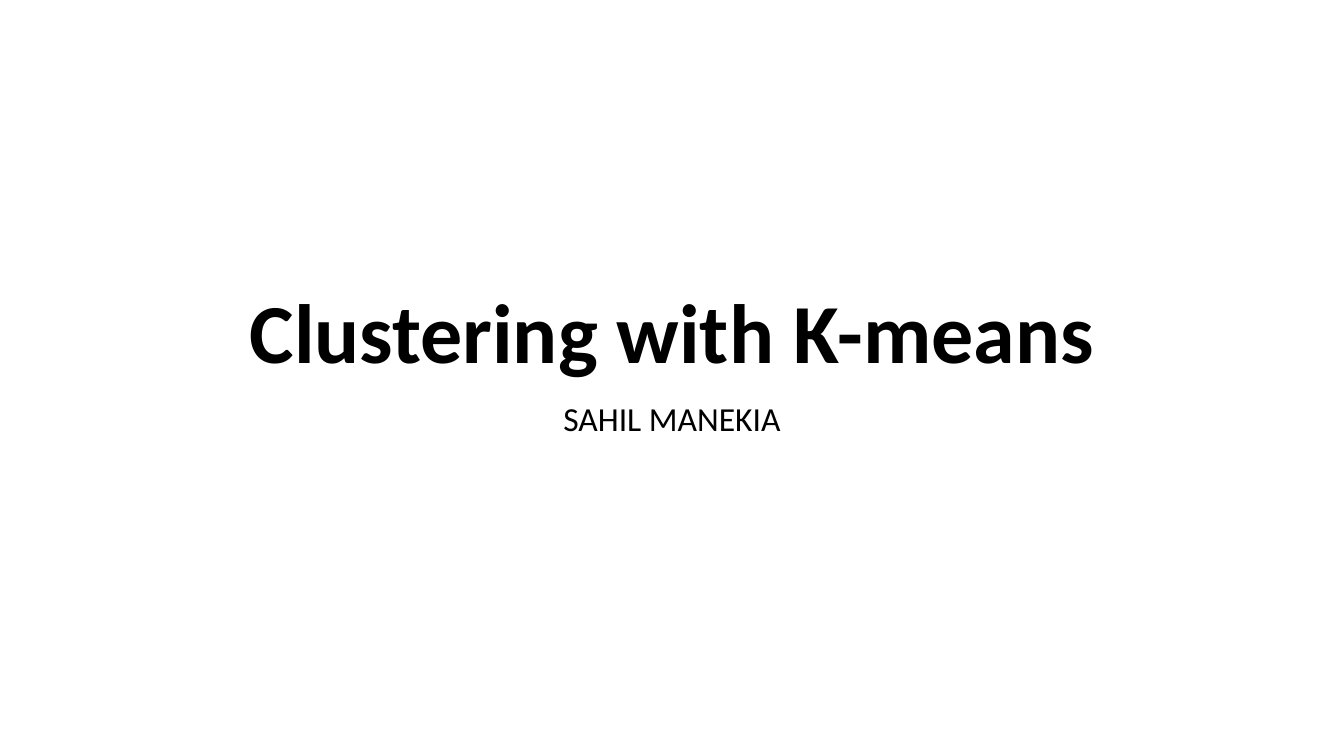
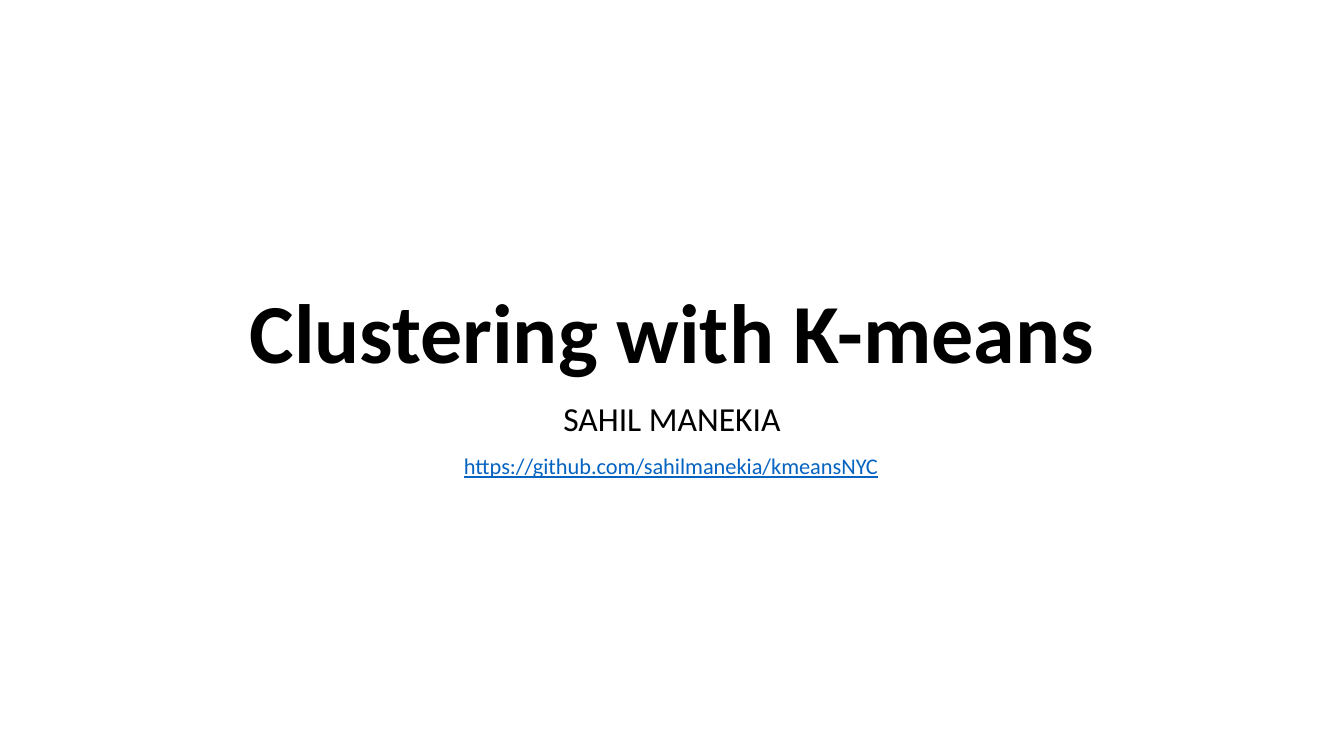
Before and after one commit to sahilmanekia/kmeansNYC, a slide deck: slide 1 of Clustering with K-Means.pptx. Drawn at 1344x756 pixels with LibreOffice and Linux fonts; fonts in the diff are those of the drawing. Boxes give left, top, right and bottom in pixels: in the first picture for what was removed or moved away, otherwise in the second. Text is boxed around its words. In the diff, an @@ line names an element or a change of style, - is before the commit and + after.

```diff
--- a/Clustering with K-Means.pptx
+++ b/Clustering with K-Means.pptx
@@ text added at (464,458,878,478), 16 pt, text #0563C1, underline @@
+https://github.com/sahilmanekia/kmeansNYC
```
Also in this commit, not shown: 5 other slides changed.
